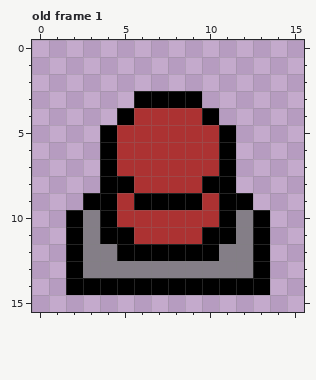
Pixel-art file: assets/sprites/button.aseprite. The picture above was drawn from the file before the commit.
16x16 pixels, 1 frame. Shown: old frame 1.
New version:
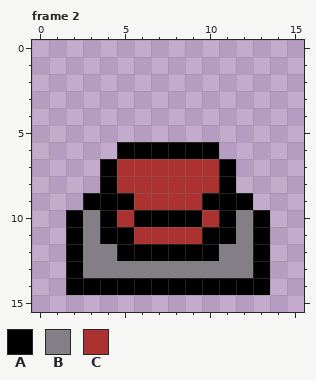
Palette (. is transparent): A #000000  B #847e87  C #ac3232
A new or re-ordered frame is compared with the old frame closest to it.
Edits made:
frames 1 -> 2
Frame 2 is new; against old frame 1:
The author changed colour C to colour A in row 6 at x 5 to 10; in row 9 at x 5 and 10; in row 10 at x 6 to 9.
The author changed colour A to colour C in row 8 at x 5 and 10; in row 9 at x 6 to 9.
The edit erases colour A in row 3 at x 6 to 9; in row 4 at x 5 and 10; in rows 5 to 6 at x 4 and 11.
The edit erases colour C in row 4 at x 6 to 9; in row 5 at x 5 to 10.
Boxes around the changes in both pictures, in picture pixels (x1, y1, x2, y2):
changed: (100, 91, 236, 227)
